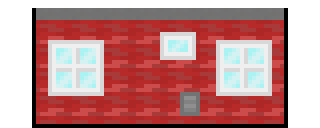
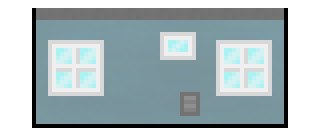
Two versions of the same layered image (320x128). Layer-by-layer changes:
painted on "Pared" over [36,20,284,124]
